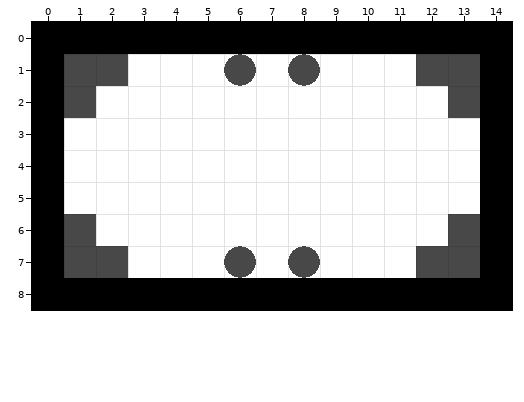
An edit to a level. Tiled map, data/map/stage5/n_st5.tmx. Above is the file before it was changed.
Cells are 32x32 px. Shown: x 0..14, y 0..8.
New version:
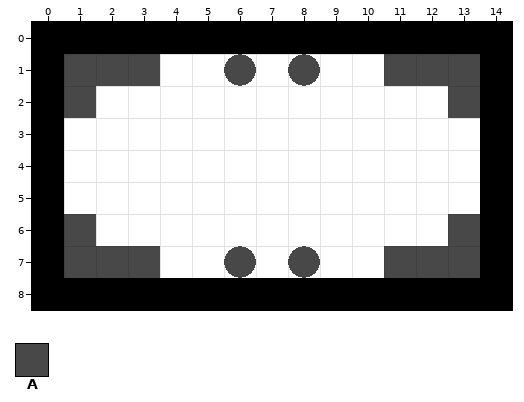
Key: from "n_tiles1": A 3.
_ is an empty cell, . an unchanged one.
Edits made:
--- layer "2"
@@ x 3..11 @@
-1 _......._
+1 A.......A
@@ x 3..11 @@
-7 _......._
+7 A.......A
Pixel boxes of the changes (left, top, right, bottom) in both pictures:
added: (128, 54, 160, 86)
added: (384, 54, 416, 86)
added: (128, 246, 160, 278)
added: (384, 246, 416, 278)
